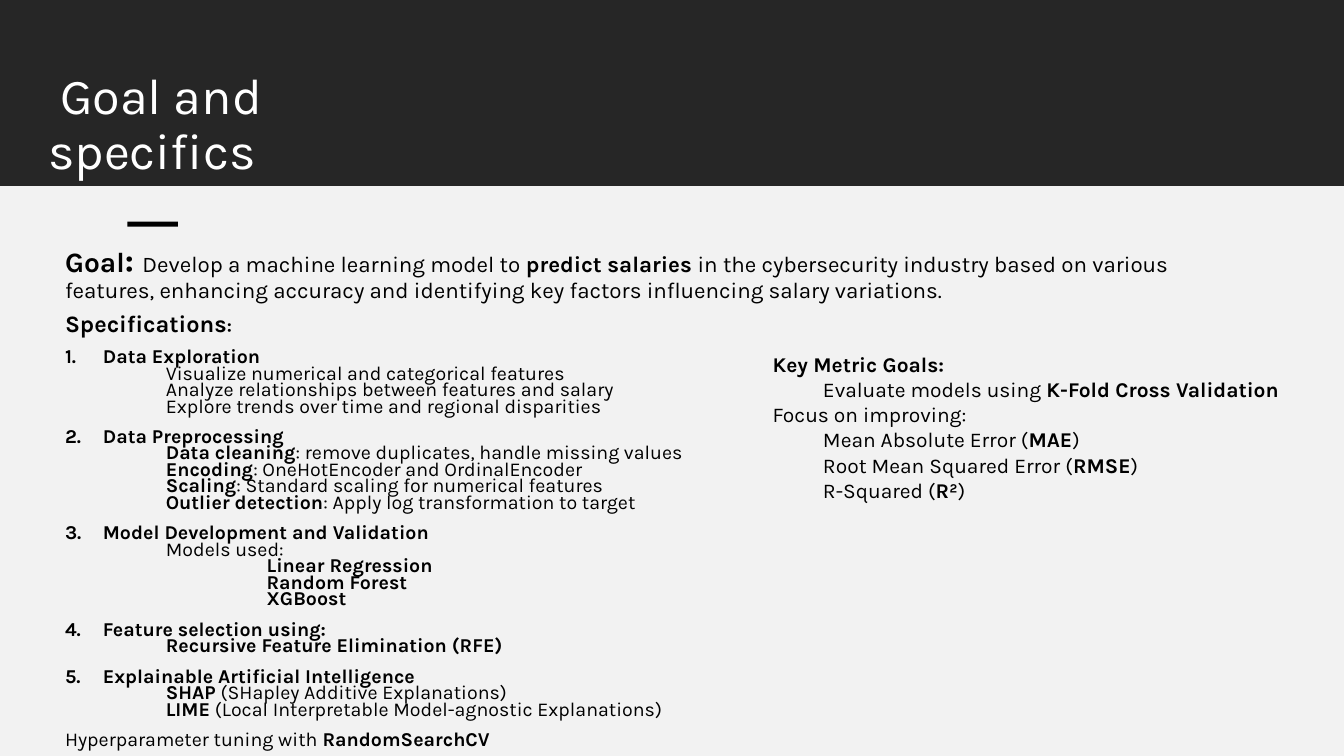
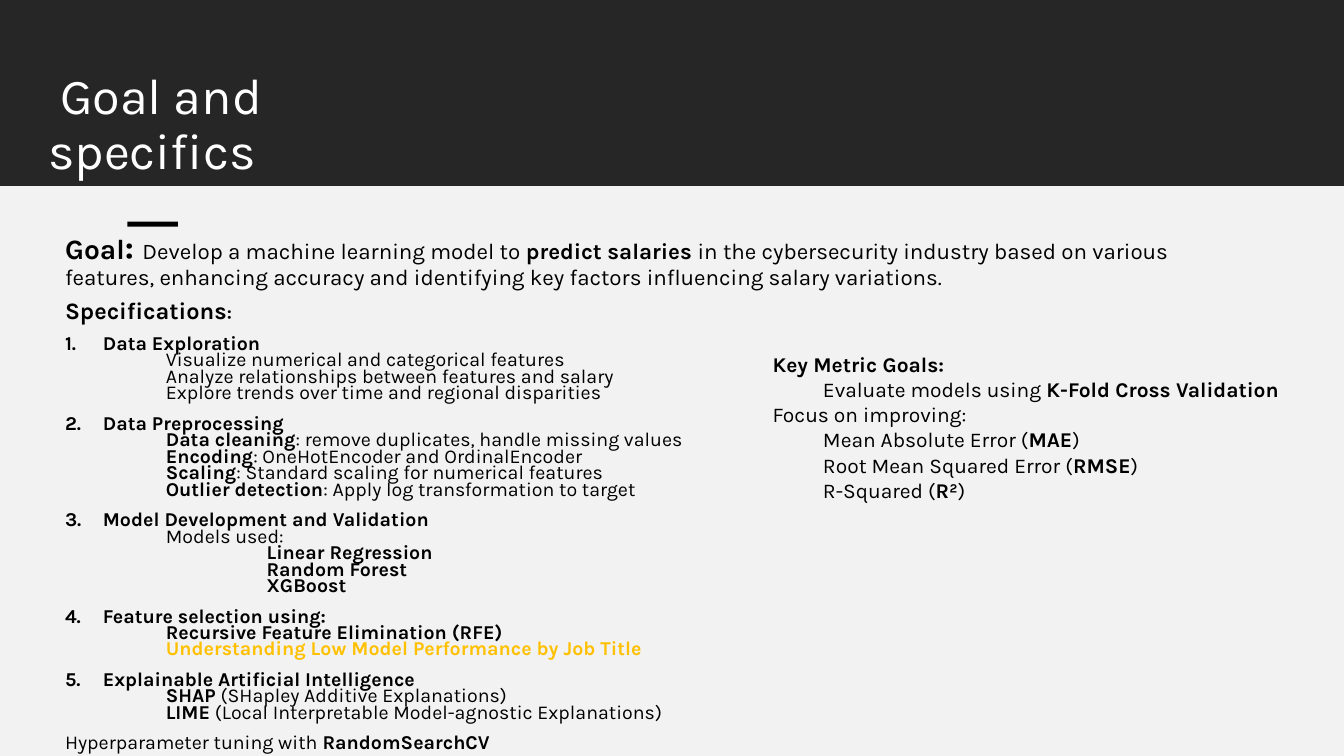
Before and after one commit to isnotJack/AI-project, a slide deck: slide 3 of slide.pptx. Drawn at 1344x756 pixels with LibreOffice and Linux fonts; fonts in the diff are those of the drawing. Boxes give left, top, right and bottom in pixels: in the first picture for what was removed or moved away, otherwise in the second. Text is boxed around its words. In the diff, an @@ line names an element or a change of style, - is before the commit and + after.

```diff
--- a/slide.pptx
+++ b/slide.pptx
@@ text "Goal: Develop a machine learning ...": place and size @@
-text "Goal: Develop a machine learning ..." at [65, 252, 1168, 304]
+text "Goal: Develop a machine learning ..." at [65, 239, 1168, 291]
@@ text "Specifications:": place and size @@
-text "Specifications:" at [65, 315, 682, 751]
+text "Specifications:" at [65, 302, 682, 754]
@@ text at [103, 609, 641, 660]: text changed @@
-4. Feature selection using:
-   Recursive Feature Elimination (RFE)
+4. Feature selection using:
+   Recursive Feature Elimination (RFE)
+   Understanding Low Model Performance by Job Title
```
Also in this commit, not shown: 5 other slides changed, 9 slides added, 5 other files.
